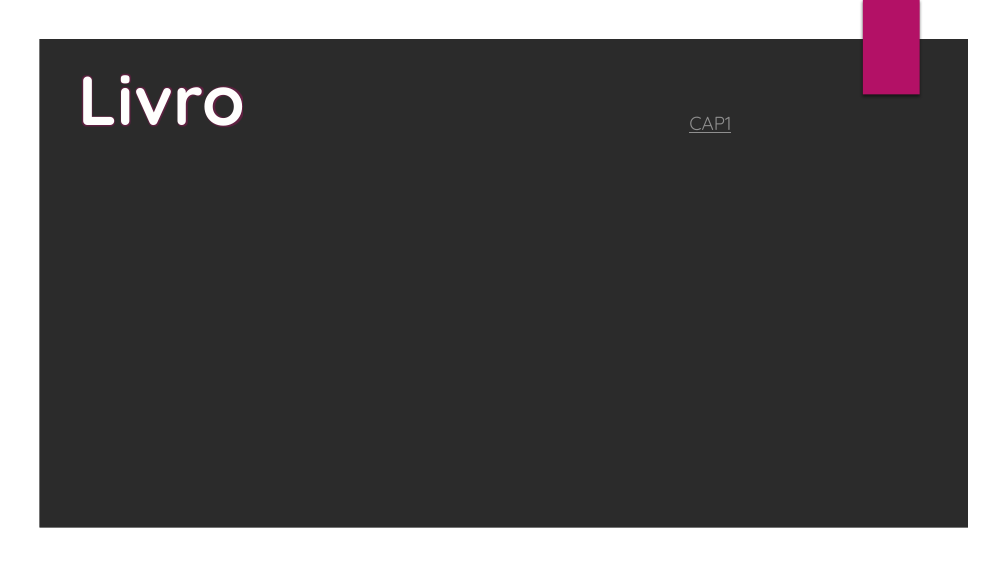
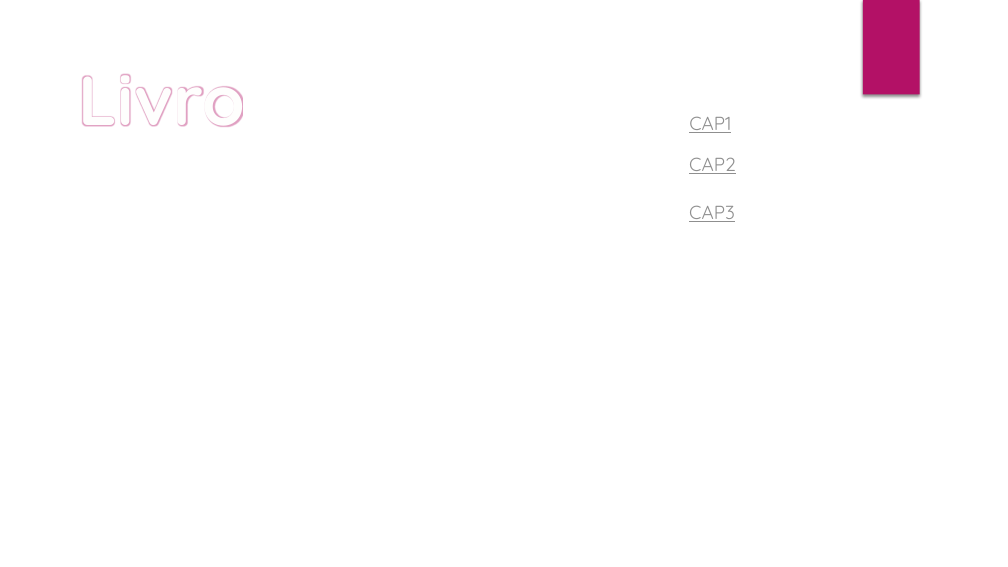
Before and after one commit to NakuLucas/LivroOficial, a slide deck: slide 1 of Livro.pptx. Drawn at 1008x567 pixels with LibreOffice and Linux fonts; fonts in the diff are those of the drawing; background and template pictures are left out; a plain dark background stands for a picture behind light text. Boxes give left, top, right and bottom in pixels: in the first picture for what was removed or moved away, otherwise in the second. Text is boxed around its words. In the diff, an @@ line names an element or a change of style, - is before the commit and + after.

Commit message:
Livro Atualizado
Atualização feita de todas os botões

```diff
--- a/Livro.pptx
+++ b/Livro.pptx
@@ freeform shape removed at bbox=[0, 0, 1008, 567] @@
@@ text added at bbox=[689, 157, 736, 174], 18 pt, text #8F8F8F, underline @@
+CAP2
@@ text added at bbox=[689, 205, 735, 222], 18 pt, text #8F8F8F, underline @@
+CAP3
```
Also in this commit, not shown: 2 other files.
